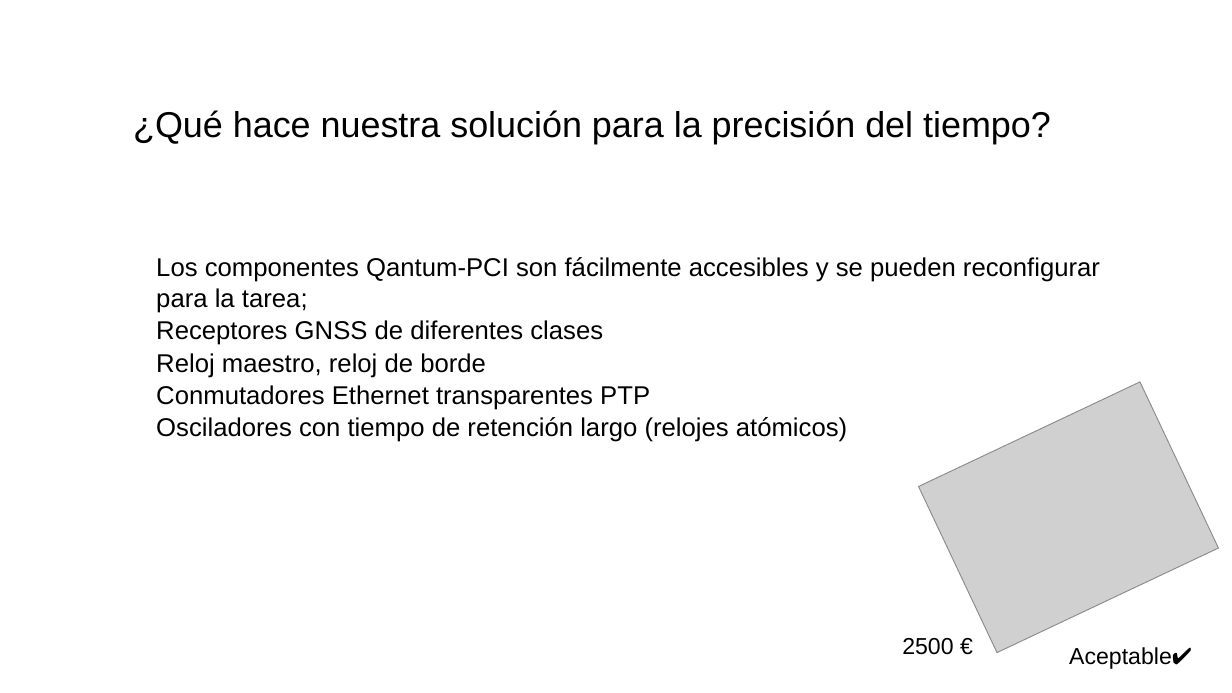
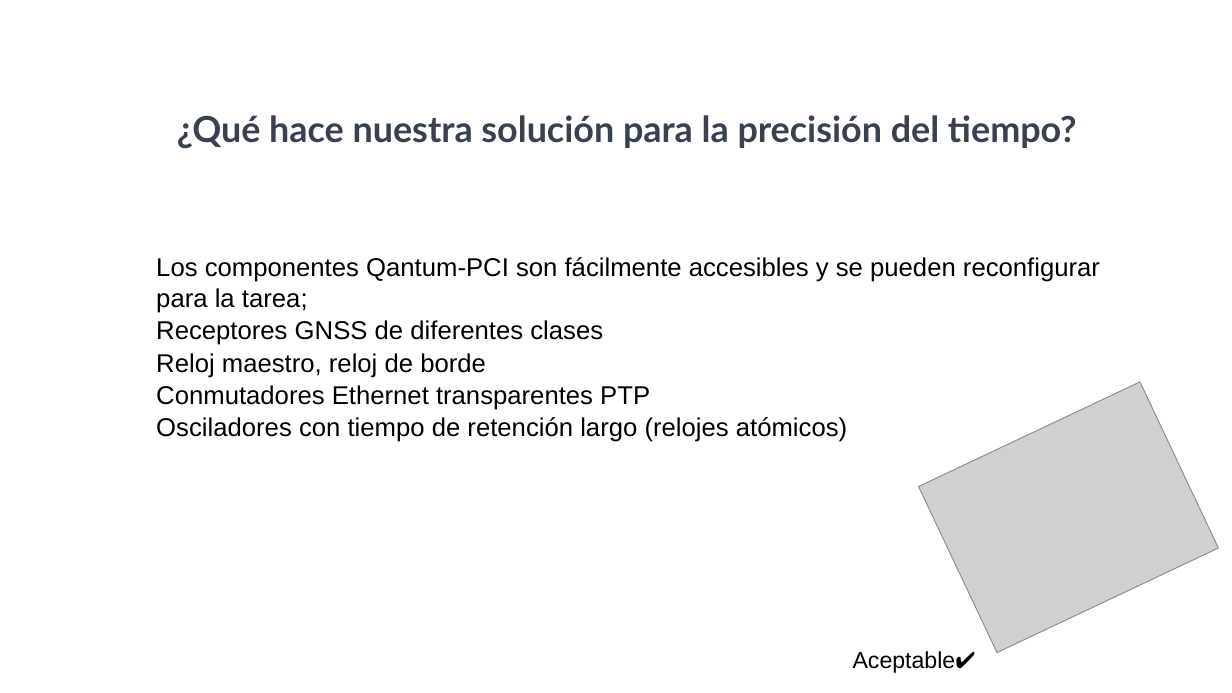
Before and after one commit to SiwaNetwork/QUANTUM, a slide deck: slide 10 of Time-Card/ДОКУМЕНТЫ/МАТЕРИАЛ СТАТЬИ/Применение в энергетике испанский.pptx. Drawn at 1232x693 pixels with LibreOffice and Linux fonts; fonts in the diff are those of the drawing; grey boxes stand for pictures. Boxes give left, top, right and bottom in pixels: in the first picture for what was removed or moved away, otherwise in the second. Text is boxed around its words. In the diff, an @@ line names an element or a change of style, - is before the commit and + after.

```diff
--- a/Time-Card/ДОКУМЕНТЫ/МАТЕРИАЛ СТАТЬИ/Применение в энергетике испанский.pptx
+++ b/Time-Card/ДОКУМЕНТЫ/МАТЕРИАЛ СТАТЬИ/Применение в энергетике испанский.pptx
@@ title "¿Qué hace nuestra solución para ..." at (177,115,1077,149): font Arial to Lato, text colour #000000 to #374151, bold on; alignment left to centre @@
@@ text "Aceptable✔": place and size @@
-text "Aceptable✔" at (1069,647,1192,669)
+text "Aceptable✔" at (853,651,976,673)
@@ text removed at (902,638,953,655) @@
-2500 €
```
Also in this commit, not shown: 9 other slides changed, 3 slides added, 7 slides removed.
